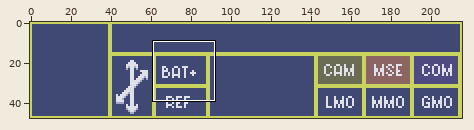
Pixel-art file -- Assets/Sprites/satelite_info.aseprite. The picture above shows the old version from afar; the outline marks the close-up.
Close-up. First the earlier version:
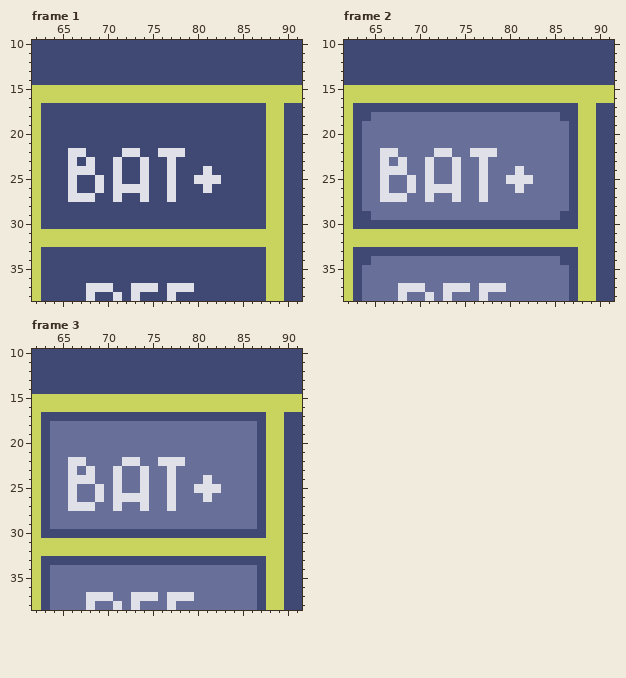
216x48 pixels, 4 frames. Shown: frame 1: x 62..91, y 10..38; frame 2: x 62..91, y 10..38; frame 3: x 62..91, y 10..38.
The result:
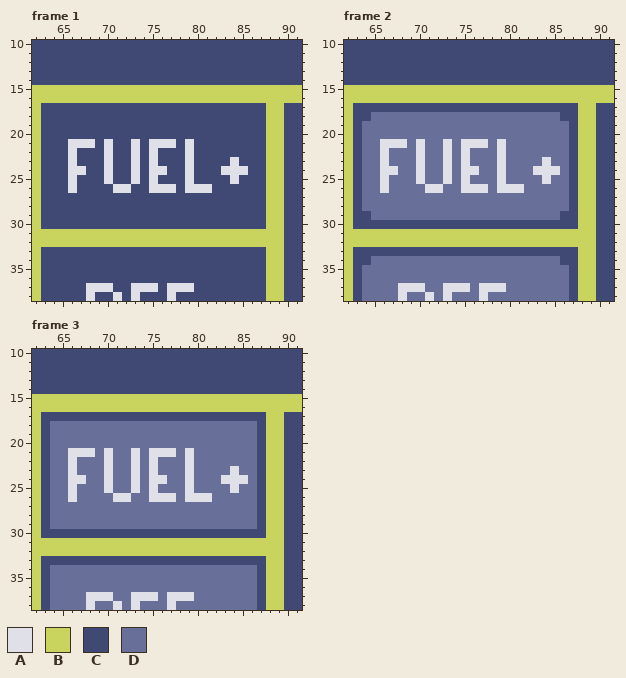
Palette (. is transparent): A #dfe0e8  B #c8d45d  C #404973  D #686f99
Change:
Frame 1, layer "Layer 2":
Colour A replaces colour C in row 21 at x 66 to 68, 70, 73, 75 to 77 and 79; in row 22 at x 70, 75 and 79; in row 23 at x 70, 73, 75, 79 and 84; in row 24 at x 70, 73, 75 to 76, 79 and 83 to 85; in row 25 at x 70, 73, 75, 79 and 84; in row 26 at x 75 to 76 and 79 to 80.
Colour C replaces colour A in row 22 at x 67, 72 and 76 to 78; in row 23 at x 68, 71, 74 and 77; in row 24 at x 68, 71, 74, 77 and 81; in row 25 at x 69, 71, 74, 77 and 80 to 82; in row 26 at x 69 and 73 to 74; in row 27 at x 66 to 68, 71, 74 and 77.
Frame 2, layer "Layer 2":
Colour A replaces colour D in row 21 at x 66 to 68, 70, 73, 75 to 77 and 79; in row 22 at x 70, 75 and 79; in row 23 at x 70, 73, 75, 79 and 84; in row 24 at x 70, 73, 75 to 76, 79 and 83 to 85; in row 25 at x 70, 73, 75, 79 and 84; in row 26 at x 75 to 76 and 79 to 80.
Colour D replaces colour A in row 22 at x 67, 72 and 76 to 78; in row 23 at x 68, 71, 74 and 77; in row 24 at x 68, 71, 74, 77 and 81; in row 25 at x 69, 71, 74, 77 and 80 to 82; in row 26 at x 69 and 73 to 74; in row 27 at x 66 to 68, 71, 74 and 77.
Frame 3, layer "Layer 2": the same change as frame 2
Pixel boxes of the changes (left, top, right, bottom) in both close-ups:
changed: (68, 139, 248, 202)
changed: (380, 139, 560, 202)
changed: (68, 448, 248, 511)
